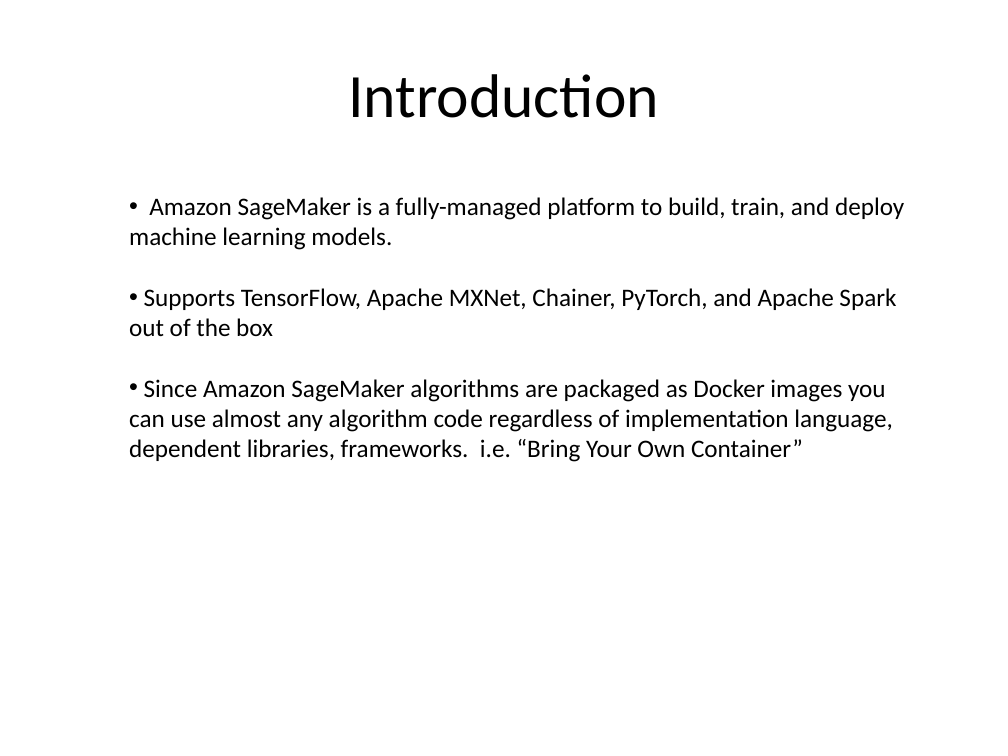
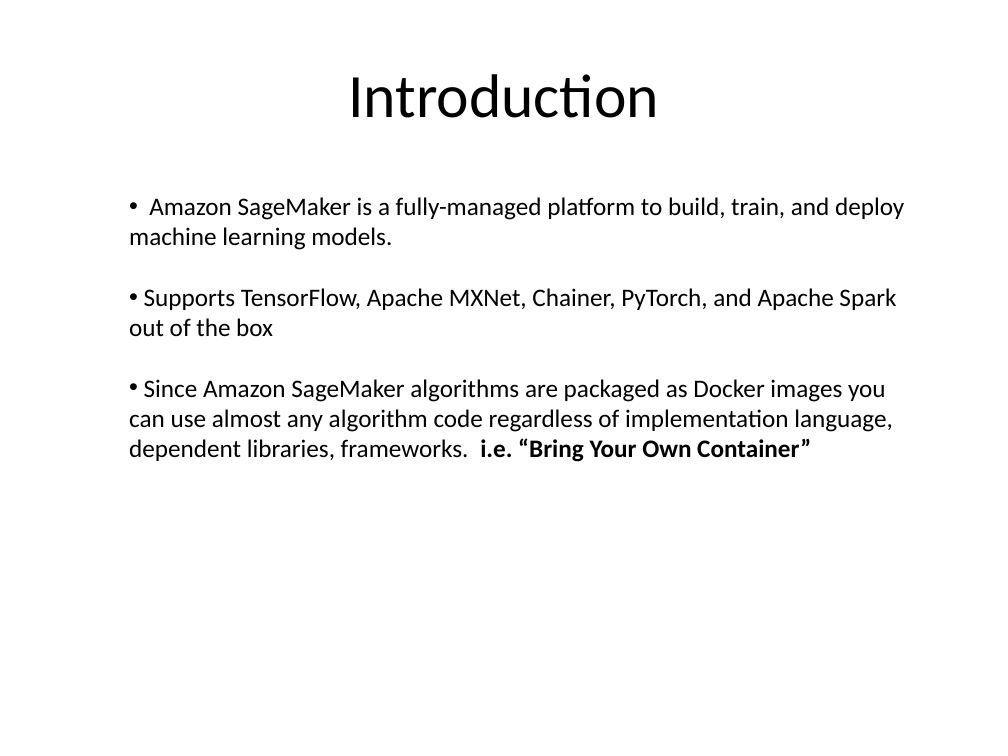
Before and after one commit to kskalvar/aws-sagemaker-planesnet-tflearn-bring-your-own-container, a slide deck: slide 2 of slides/AWS-Sagemaker-Planesnet-TFLearn-Bring-Your-Own-Container.pptx. Drawn at 1008x756 pixels with LibreOffice and Linux fonts; fonts in the diff are those of the drawing. Boxes give left, top, right and bottom in pixels: in the first picture for what was removed or moved away, otherwise in the second. Text is boxed around its words. In the diff, an @@ line names an element or a change of style, - is before the commit and + after.

```diff
--- a/slides/AWS-Sagemaker-Planesnet-TFLearn-Bring-Your-Own-Container.pptx
+++ b/slides/AWS-Sagemaker-Planesnet-TFLearn-Bring-Your-Own-Container.pptx
@@ text at (129,379,893,462): bold on in "i.e. “Bring Your Own Container”" @@
```
Also in this commit, not shown: 5 other slides changed, 1 slide added.
